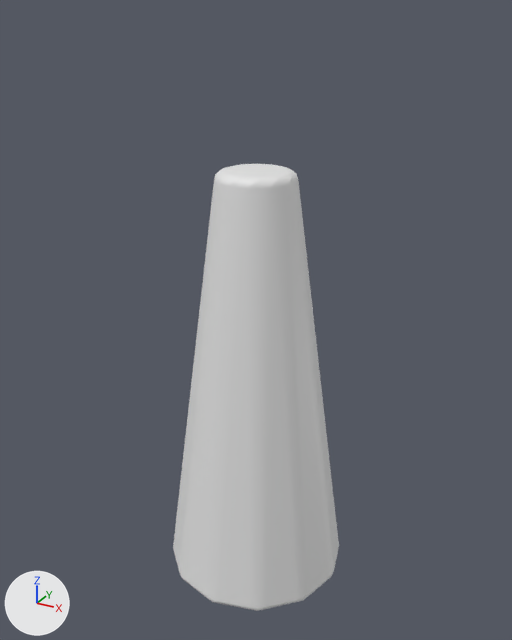
Before and after pictures for a commit that changed the OBJ model sandbox/assets/generated/models/tree__trunk.obj.
The view is the same before and after, from a 50 mm lens placed at (0.925, -1.682, 1.7), pointed at (-0.006, 0.011, 0.853). Lighting does not change. The marker at lower left points along +X, +Y and +Z. The first picture is the older version. Where no turn or scale is listed for an object, it has been applied to the vertices.

In view in the first picture: 'tree__trunk'.
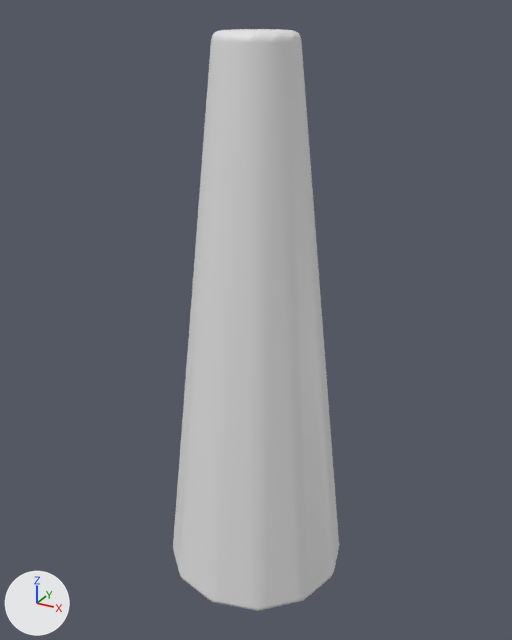
Where the change shows, as pixel boxes (x1, y1, x2, y2) in the pictures (512 x 640 px; the box of a moved part takes in the faces that stretch with it):
'tree__trunk', reshaped (30% taller): before (173, 164, 339, 611); after (173, 29, 339, 611)
part 1 of me_tree__trunk, moved or reshaped: before (173, 164, 338, 544); after (173, 29, 339, 544)

The change, as a list of edits to the scene's bpy script:
```text
Change me_tree__trunk:
    used by ob_tree__trunk; location = (0.0, 0.0, 0.0)
    remove me_tree__trunk.from_pydata(...)  # 288 vertices, 572 faces; spans x -0.282..0.282, y -0.282..0.282, z 0.0..1.3
    add me_tree__trunk.from_pydata(...)  # 288 vertices, 572 faces; spans x -0.283..0.283, y -0.283..0.283, z 0.0..1.65
    me_tree__trunk part 1: 192 of 288 vertices moved; they spanned x -0.282..0.282, y -0.282..0.282, z 0.025..1.3 and now span x -0.283..0.283, y -0.283..0.283, z 0.025..1.65; mean shift (0.0, 0.0, 0.262); largest move (0.0, -0.089, 1.3) -> (0.0, -0.089, 1.65)
```
